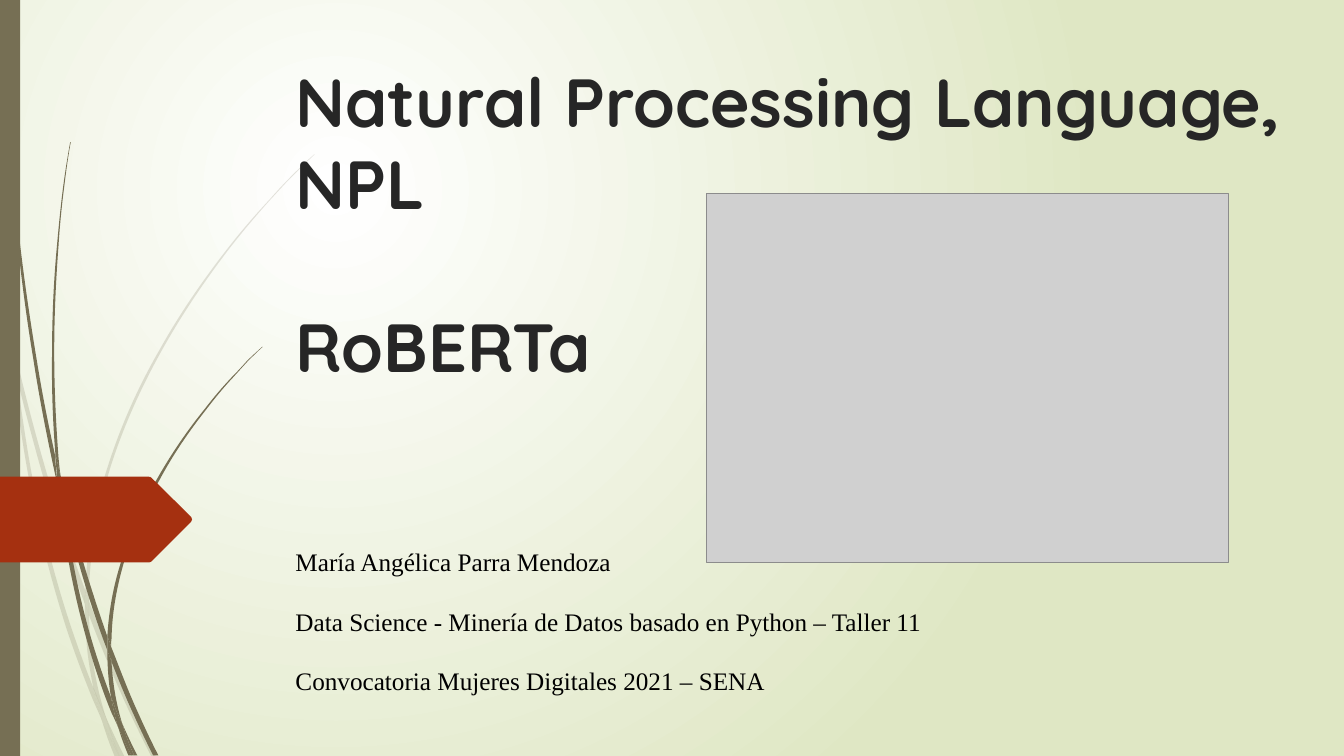
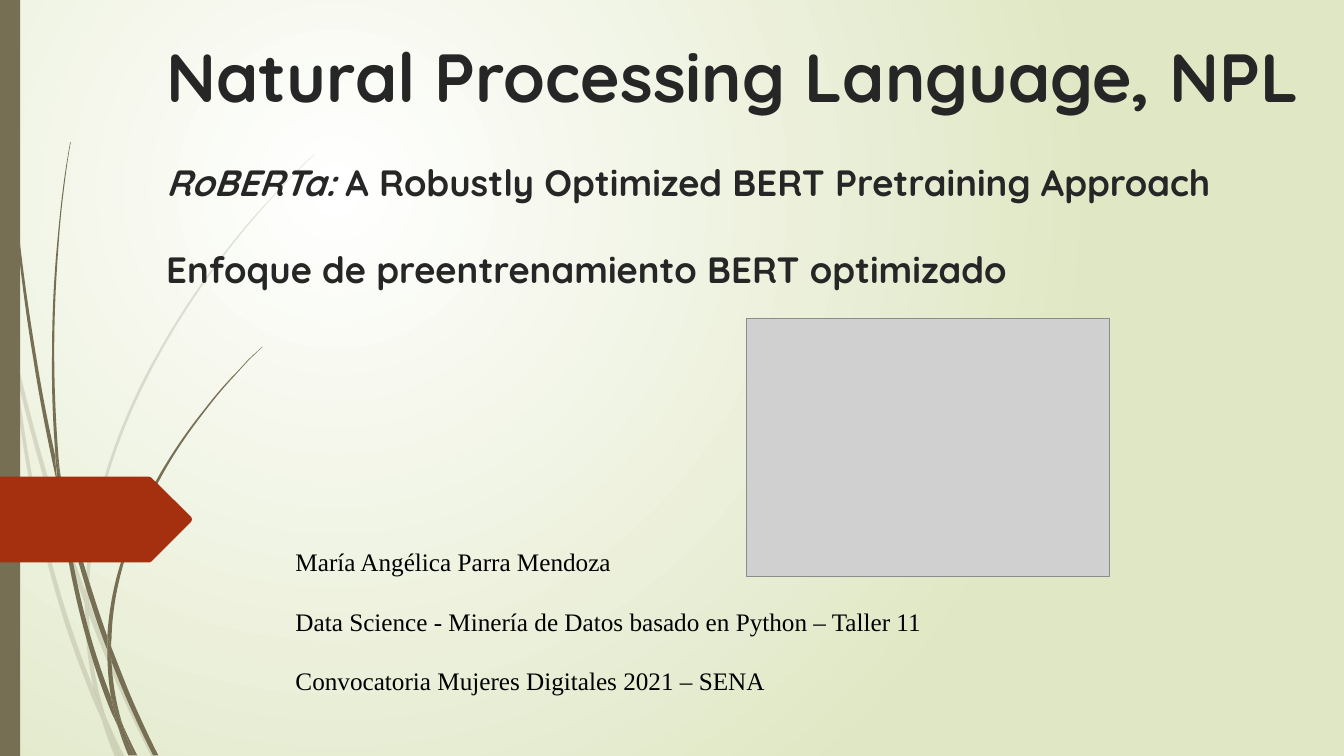
Before and after one commit to mangelicaparram/maria.parra1_KC, a slide deck: slide 1 of Taller_11/RoBERTa_presentación.pptx. Drawn at 1344x756 pixels with LibreOffice and Linux fonts; fonts in the diff are those of the drawing; grey boxes stand for pictures. Boxes give left, top, right and bottom in pixels: in the first picture for what was removed or moved away, otherwise in the second. Text is boxed around its words. In the diff, an @@ line names an element or a change of style, - is before the commit and + after.

```diff
--- a/Taller_11/RoBERTa_presentación.pptx
+++ b/Taller_11/RoBERTa_presentación.pptx
@@ title at (166,51,1299,291): text changed; size 48.6 to 26.1 pt @@
-Natural Processing Language, NPL
-RoBERTa
+Natural Processing Language, NPL
+RoBERTa: A Robustly Optimized BERT Pretraining Approach
+Enfoque de preentrenamiento BERT optimizado
@@ picture: place and size @@
-picture at (707,194,1228,563)
+picture at (746,319,1110,576)
```
Also in this commit, not shown: 1 other file.
